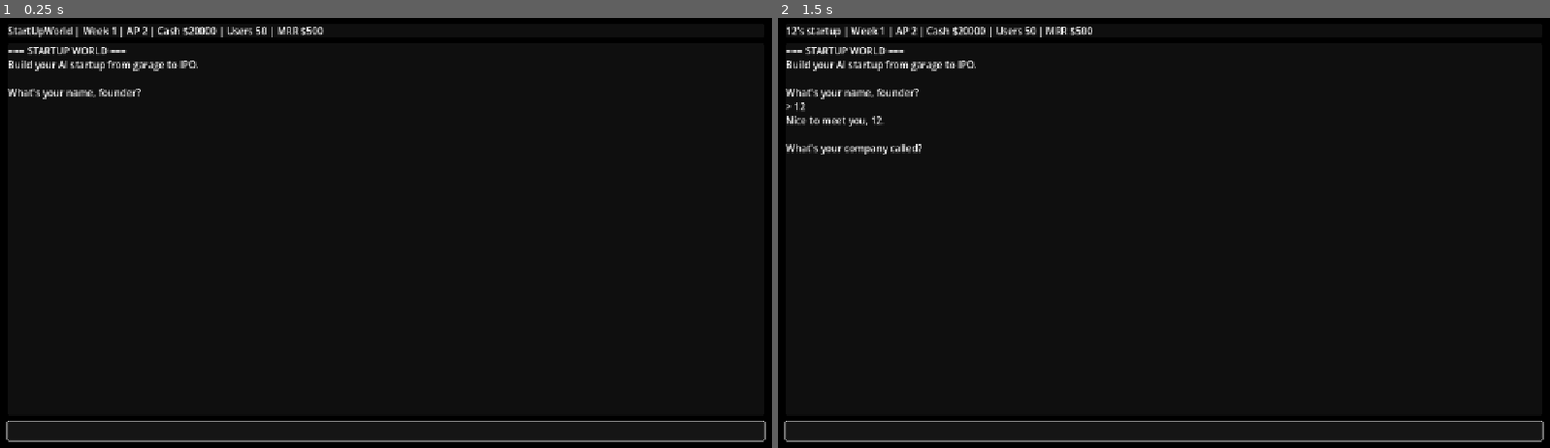
Above: before the commit, frames 1-2 (left to right).
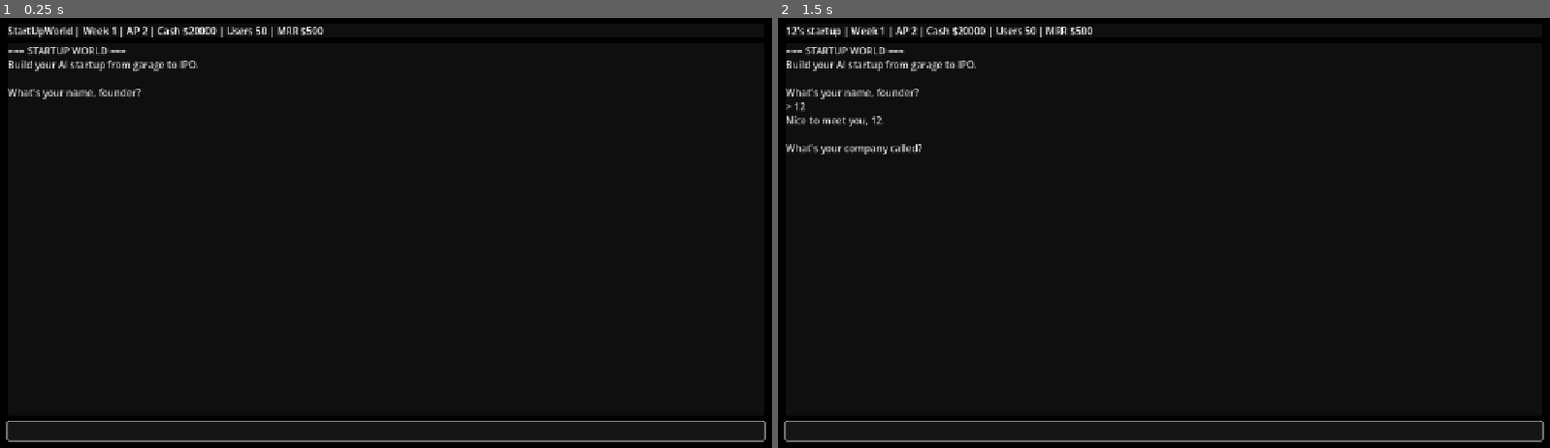
Above: after the commit, the same moments.

Repository: jmslerner/StartUpWorld
Game: Godot game, scene res://scenes/main.tscn
Two runs of this game, one before a commit and one after it. Both use one fixed random seed, a clock stepped at 60 frames per second and the inputs below.
Inputs (mouse positions are in pixels of both pictures, inside the frame that each line leads up to):
- Up to frame 1 (0.25 s): no input
- Up to frame 2 (1.5 s): click (1164, 430) at 0.52 s; type "12" at 0.6 s; tap Enter at 1.25 s

The runs differ from the first frame. In frame 1, 0.2% of the frame differs, in the area x 1-26%, y 6-19%; in frame 2, 0.2%, in the area x 1-26%, y 6-32%.

Commit message:
Force terminal log text color on web

Diff:
--- a/scripts/Terminal.gd
+++ b/scripts/Terminal.gd
@@ -17,6 +17,8 @@
 	resume_button.pressed.connect(_on_resume_pressed)
 	restart_button.pressed.connect(_on_restart_pressed)
 	help_button.pressed.connect(_on_help_pressed)
+	# Ensure terminal text is visible across platforms (HTML5 can differ in theme defaults).
+	log.add_theme_color_override("default_color", prompt_color)
 	input.grab_focus()
 	_write_prompt("=== STARTUP WORLD ===")
 	_write_prompt("Build your AI startup from garage to IPO.")
Not shown, changed: web/index.html
Not shown, changed: web/index.pck
